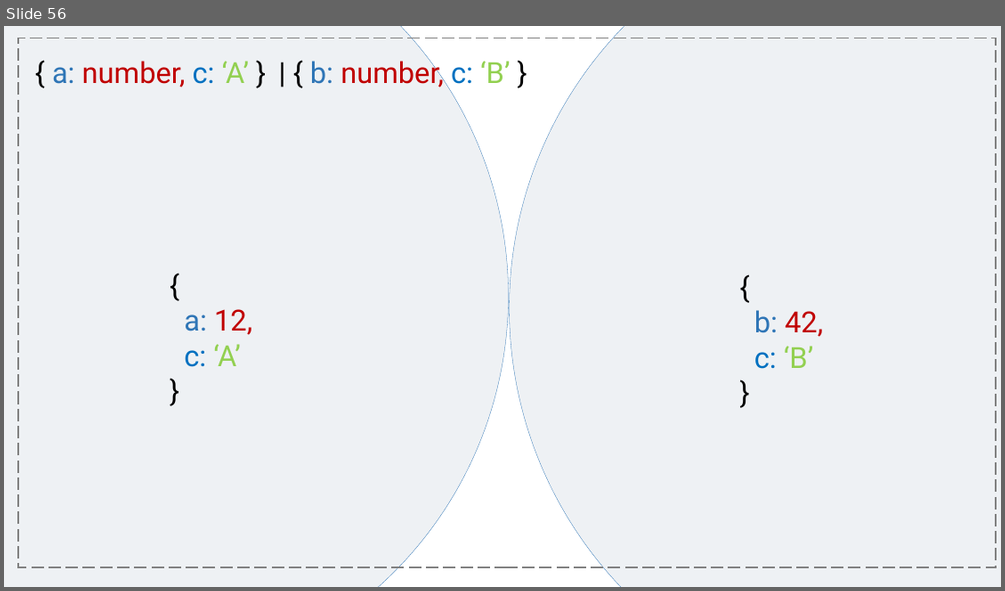
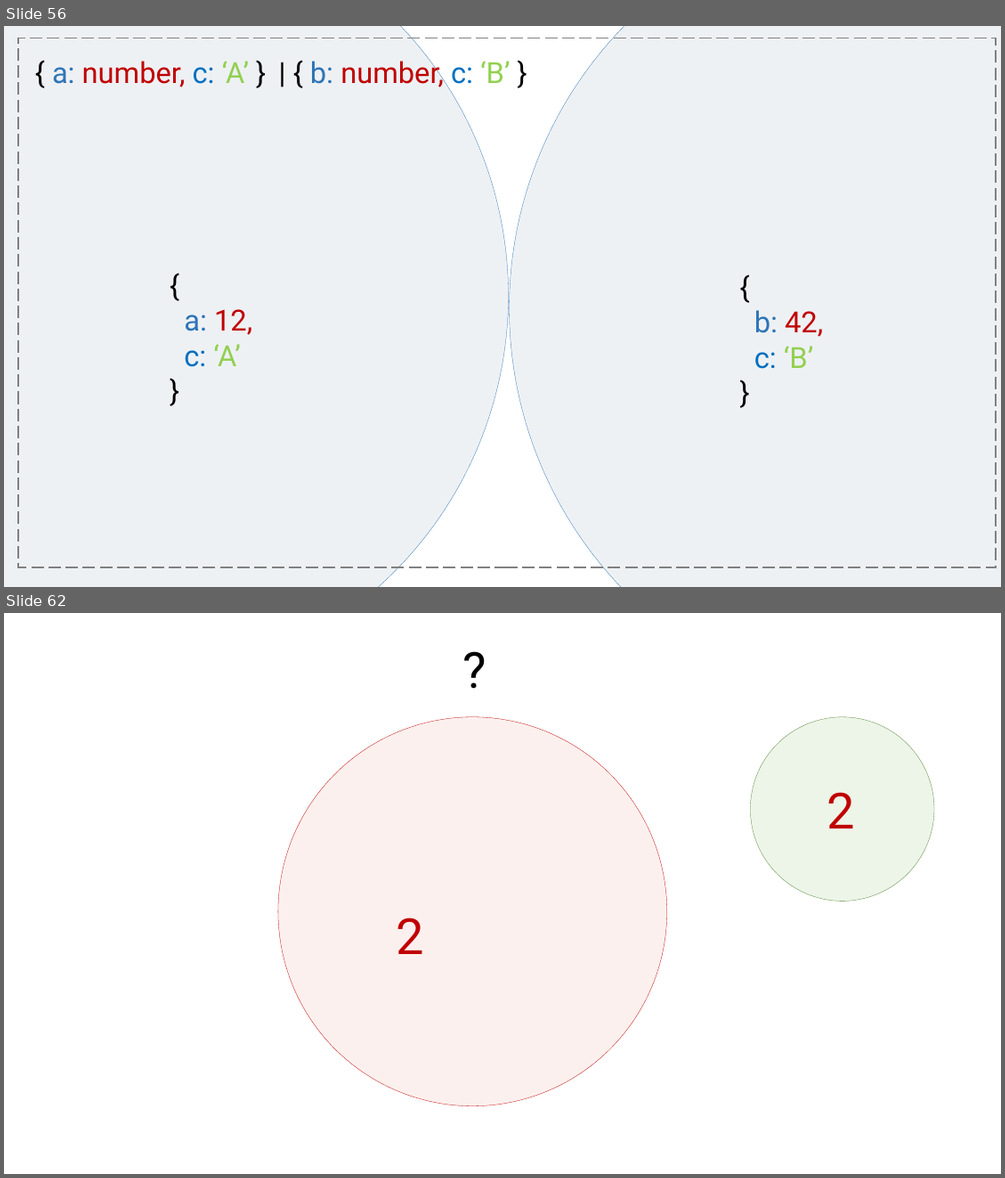
Before and after one commit to rkhaimov/brain-gym, a slide deck: Презентация.pptx. Shown one above the other, each under a label of ours: slide 56 before the commit, slides 56 and 62 after it; the slides between them are not shown. The pictures are 1005x591 and 1005x1178 pixels, drawn with LibreOffice and Linux fonts; fonts in the diff are those of the drawing. Boxes give left, top, right and bottom in pixels: in the first picture for what was removed or moved away, otherwise in the second. Text is boxed around its words. In the diff, an @@ line names an element or a change of style, - is before the commit and + after.

```diff
--- a/Презентация.pptx
+++ b/Презентация.pptx
@@ slide 62 added at [4, 613, 1001, 1174], background #FFFFFF @@
@@ text added at [455, 634, 495, 703], 48 pt, text #000000 @@
+?
@@ ellipse added at [278, 717, 667, 1106], fill #F0B4AE at 20% opacity, outline #C00000 0.25 pt @@
@@ ellipse added at [751, 717, 934, 900], fill #A9D18E at 20% opacity, outline #548235 0.25 pt @@
@@ text added at [826, 792, 854, 828], 48 pt, text #C00000 @@
+2
@@ text added at [396, 917, 424, 954], 48 pt, text #C00000 @@
+2
```
Also in this commit, not shown: 8 other slides added.
